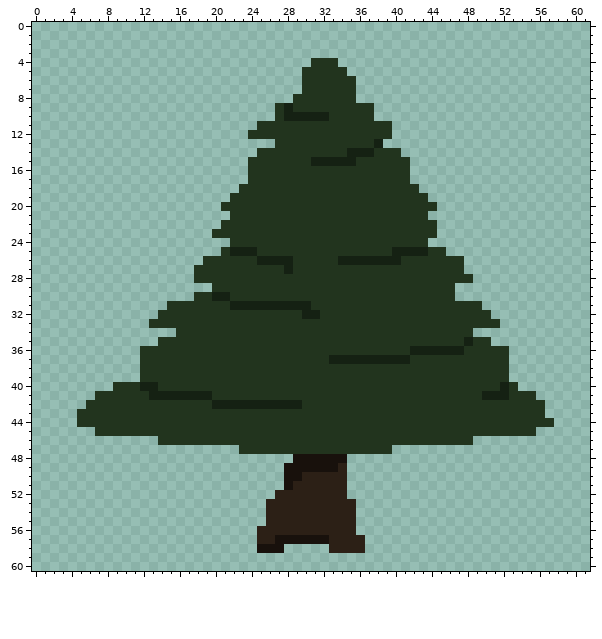
Edited in one commit: pixel-art sprite (resources/images/obstacles/sapin.png). Above: the version before the commit.
The file is 62x61 pixels.
The result:
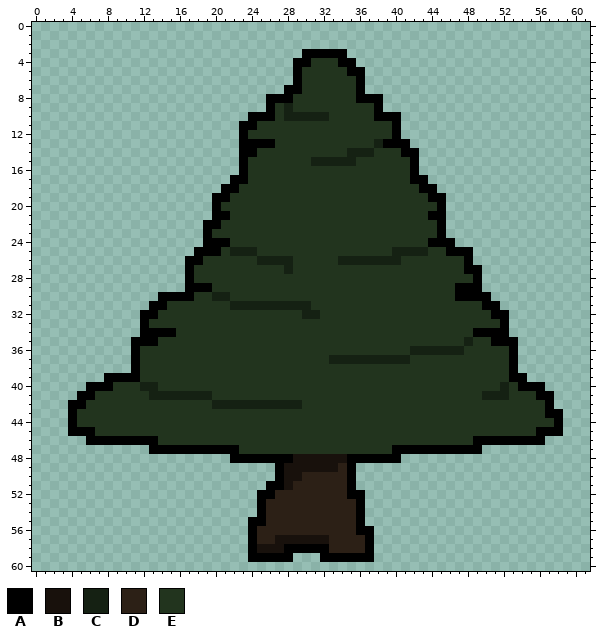
Palette (. is transparent): A #000000  B #18110c  C #152113  D #2c2016  E #22341e
From old to new:
There is now colour A in row 3 at x 30 to 34; in row 4 at x 29 to 30 and 34 to 35; in row 5 at x 29 and 35 to 36; in row 6 at x 29 and 36; in row 7 at x 28 to 29 and 36; in row 8 at x 26 to 28 and 36 to 38.
There is now colour A in row 9 at x 26 and 38; in row 10 at x 24 to 26 and 38 to 40; in row 11 at x 23 to 24 and 40; in row 12 at x 23 and 40; in row 13 at x 23 to 26 and 39 to 41; in row 14 at x 23 to 24 and 41 to 42.
There is now colour A in rows 15 to 16 at x 23 and 42; in row 17 at x 22 to 23 and 42 to 43; in row 18 at x 21 to 22 and 43 to 44; in row 19 at x 20 to 21 and 44 to 45; in row 20 at x 20 and 45; in row 21 at x 20 to 21 and 44 to 45.
There is now colour A in row 22 at x 19 to 20 and 45; in row 23 at x 19 and 45; in row 24 at x 19 to 21 and 44 to 46; in row 25 at x 18 to 20 and 46 to 48; in row 26 at x 17 to 18 and 48; in row 27 at x 17 and 48 to 49.
There is now colour A in row 28 at x 17 and 49; in row 29 at x 17 to 19 and 47 to 49; in row 30 at x 14 to 17 and 47 to 50; in row 31 at x 13 to 14 and 50 to 51; in row 32 at x 12 to 13 and 51 to 52; in row 33 at x 12 and 52.
There is now colour A in row 34 at x 12 to 15 and 49 to 52; in row 35 at x 11 to 13 and 51 to 53; in rows 36 to 38 at x 11 and 53; in row 39 at x 8 to 11 and 53 to 54; in row 40 at x 6 to 8 and 54 to 56; in row 41 at x 5 to 6 and 56 to 57.
There is now colour A in row 42 at x 4 to 5 and 57; in row 43 at x 4 and 57 to 58; in row 44 at x 4 and 58; in row 45 at x 4 to 6 and 56 to 58; in row 46 at x 6 to 13 and 49 to 56; in row 47 at x 13 to 22 and 40 to 49.
There is now colour A in row 48 at x 22 to 28 and 35 to 40; in rows 49 to 50 at x 27 and 35; in row 51 at x 26 to 27 and 35; in row 52 at x 25 to 26 and 35 to 36; in rows 53 to 54 at x 25 and 36; in row 55 at x 24 to 25 and 36.
There is now colour A in row 56 at x 24 and 36 to 37; in row 57 at x 24 and 37; in row 58 at x 24, 28 to 32 and 37; in row 59 at x 24 to 28 and 32 to 37.
